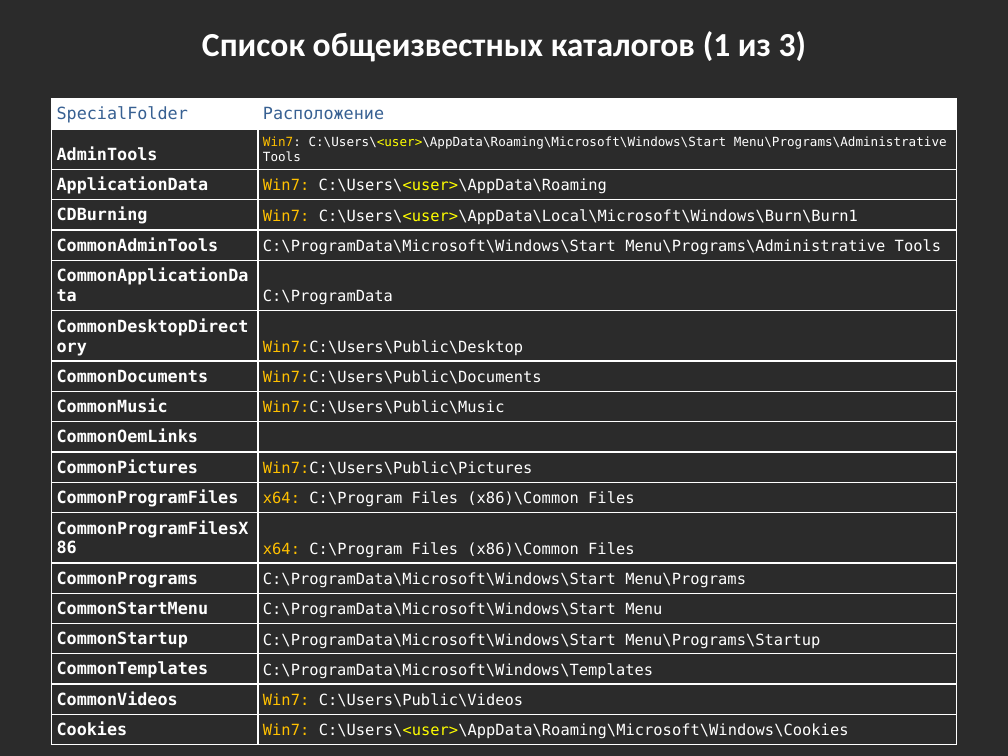
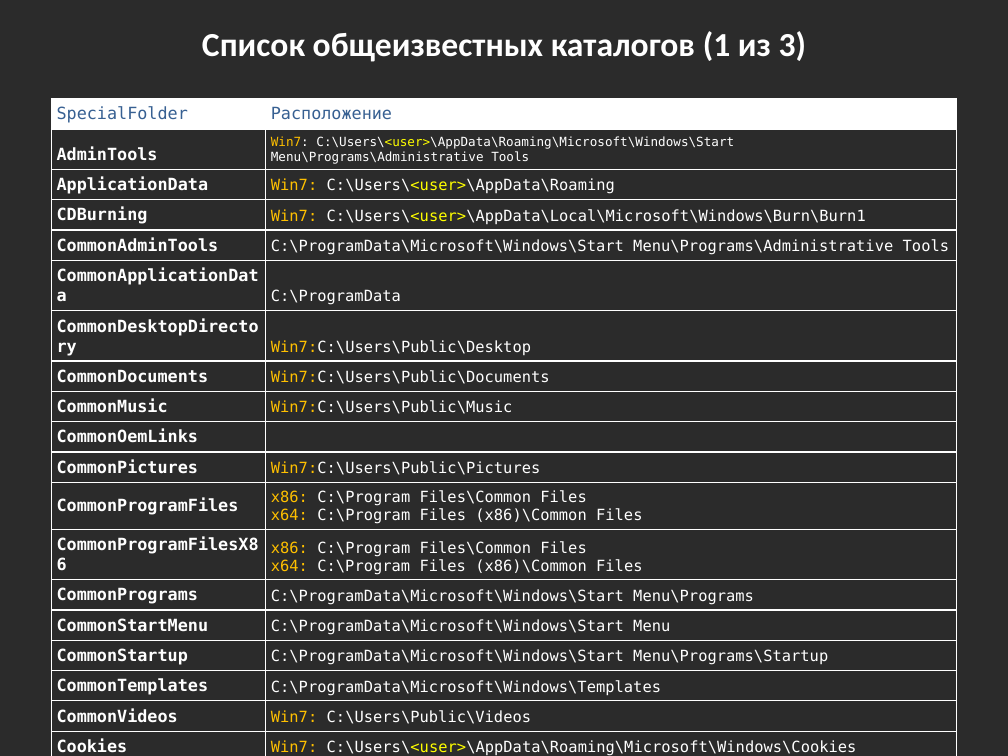
Before and after one commit to bazile/Training, a slide deck: slide 19 of Presentation/lesson-04-io.pptx. Drawn at 1008x756 pixels with LibreOffice and Linux fonts; fonts in the diff are those of the drawing; background and template pictures are left out; a plain dark background stands for a picture behind light text. Boxes give left, top, right and bottom in pixels: in the first picture for what was removed or moved away, otherwise in the second. Text is boxed around its words. In the diff, an @@ line names an element or a change of style, - is before the commit and + after.

Commit message:
Updated IO presentation

```diff
--- a/Presentation/lesson-04-io.pptx
+++ b/Presentation/lesson-04-io.pptx
@@ table at box(51, 99, 957, 756) @@
-row 12, column 2: x64: C:\Program Files (x86)\Common Files
+row 12, column 2: x86: C:\Program Files\Common Files / x64: C:\Program Files (x86)\Common Files
-row 13, column 2: x64: C:\Program Files (x86)\Common Files
+row 13, column 2: x86: C:\Program Files\Common Files / x64: C:\Program Files (x86)\Common Files
```
Also in this commit, not shown: 1 other slide changed.
